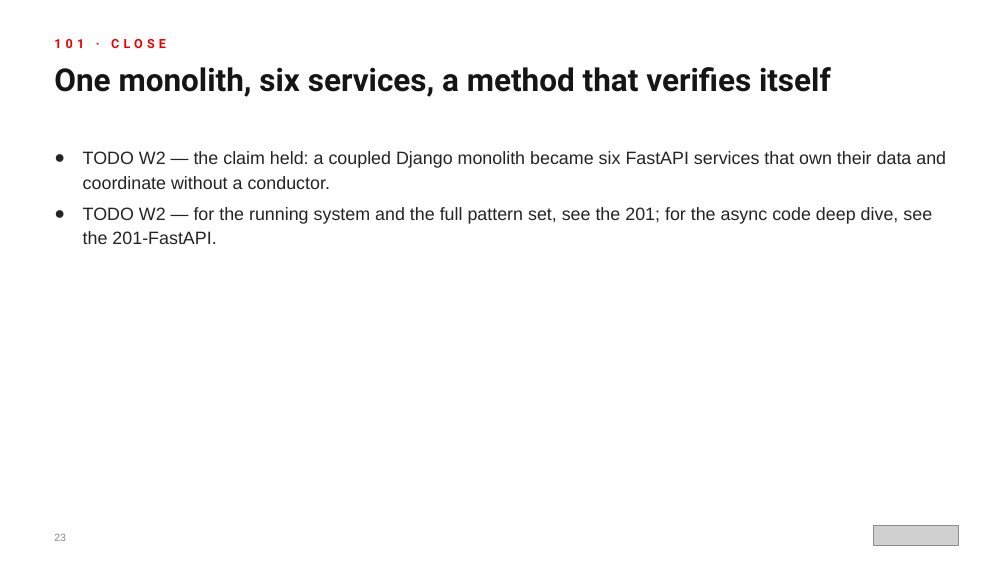
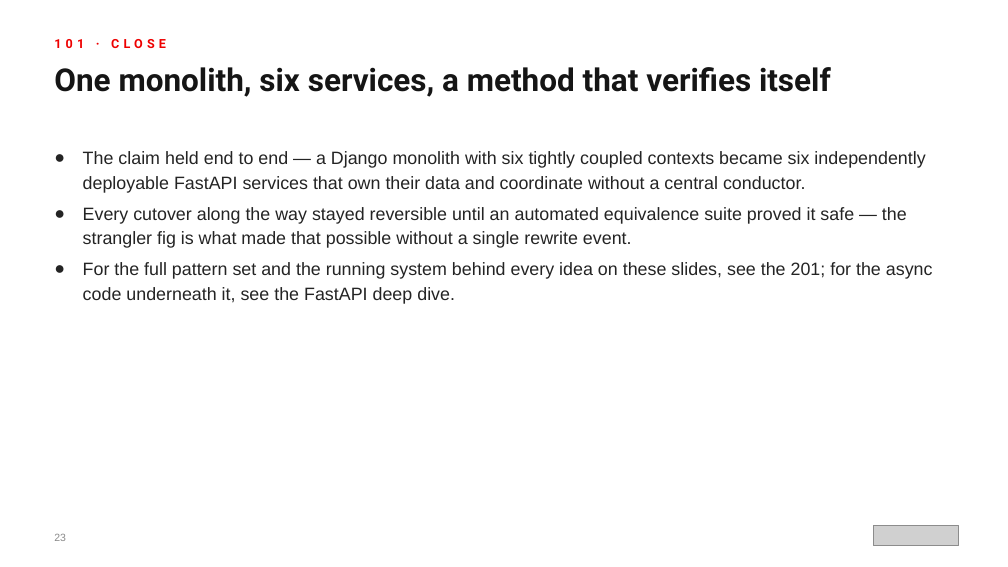
Before and after one commit to patterncatalyst/modernizing-enterprise-applications-python, a slide deck: slide 23 of presentation/modernizing-101/Modernizing_101-r1.0.pptx. Drawn at 1008x567 pixels with LibreOffice and Linux fonts; fonts in the diff are those of the drawing; grey boxes stand for pictures. Boxes give left, top, right and bottom in pixels: in the first picture for what was removed or moved away, otherwise in the second. Text is boxed around its words. In the diff, an @@ line names an element or a change of style, - is before the commit and + after.

Commit message:
feat(decks): build 101 deck — Django->FastAPI overview (23 slides, advantage-framed)

```diff
--- a/presentation/modernizing-101/Modernizing_101-r1.0.pptx
+++ b/presentation/modernizing-101/Modernizing_101-r1.0.pptx
@@ text at [83,151,933,304]: text changed @@
-● TODO W2 — the claim held: a coupled Django monolith became six FastAPI services that own their data and coordinate without a conductor.
-● TODO W2 — for the running system and the full pattern set, see the 201; for the async code deep dive, see the 201-FastAPI.
+● The claim held end to end — a Django monolith with six tightly coupled contexts became six independently deployable FastAPI services that own their data and coordinate without a central conductor.
+● Every cutover along the way stayed reversible until an automated equivalence suite proved it safe — the strangler fig is what made that possible without a single rewrite event.
+● For the full pattern set and the running system behind every idea on these slides, see the 201; for the async code underneath it, see the FastAPI deep dive.
```
Also in this commit, not shown: 18 other slides changed, 1 other file.
